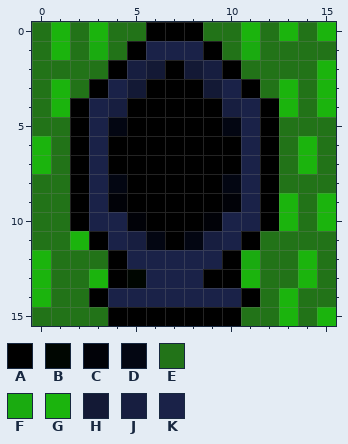
One commit to this pixel-art sprite: src/main/resources/images/tiles/grass-teleport.png. The picture above is the old version.
The file is 16x16 pixels. Colours within 5 levels of each other are drawn and written as one.
Palette (. is transparent): A #000000  B #000601  C #010208  D #030612  E #227318  F #1aab10  G #1bb40d  H #131935  J #171e40  K #1a2248
New version:
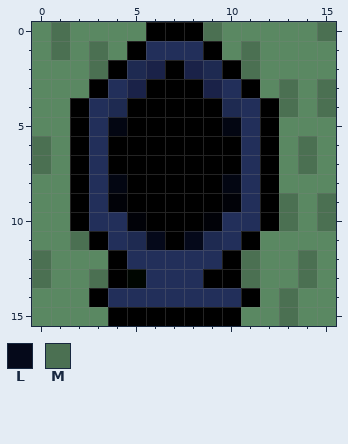
Colours new in this view: L #05091a  M #4b7052
Edits made:
colour E: #227318 -> #5a8862
colour H: #131935 -> #1a2248
colour J: #171e40 -> #1e2a51
colour K: #1a2248 -> #222f5a
Changed rows in their new state; - is a pixel that keeps its letter.
first column x 0:
 0 -M-E-----M-E-E-M
 1 -M-M-------M----
 2 ---M-------M---E
 3 -E-----------M-M
 4 -E-----------M-M
 6 M-------------M-
 7 M-------------M-
 9 -------------M-M
10 -------------M-M
11 --M---L-L-------
12 M----------M--M-
13 M--M-------M--M-
14 E------------M--
15 -------------M-E
Boxes around the changes in both pictures, in picture pixels (x1, y1, x2, y2):
changed: (32, 22, 336, 326)
